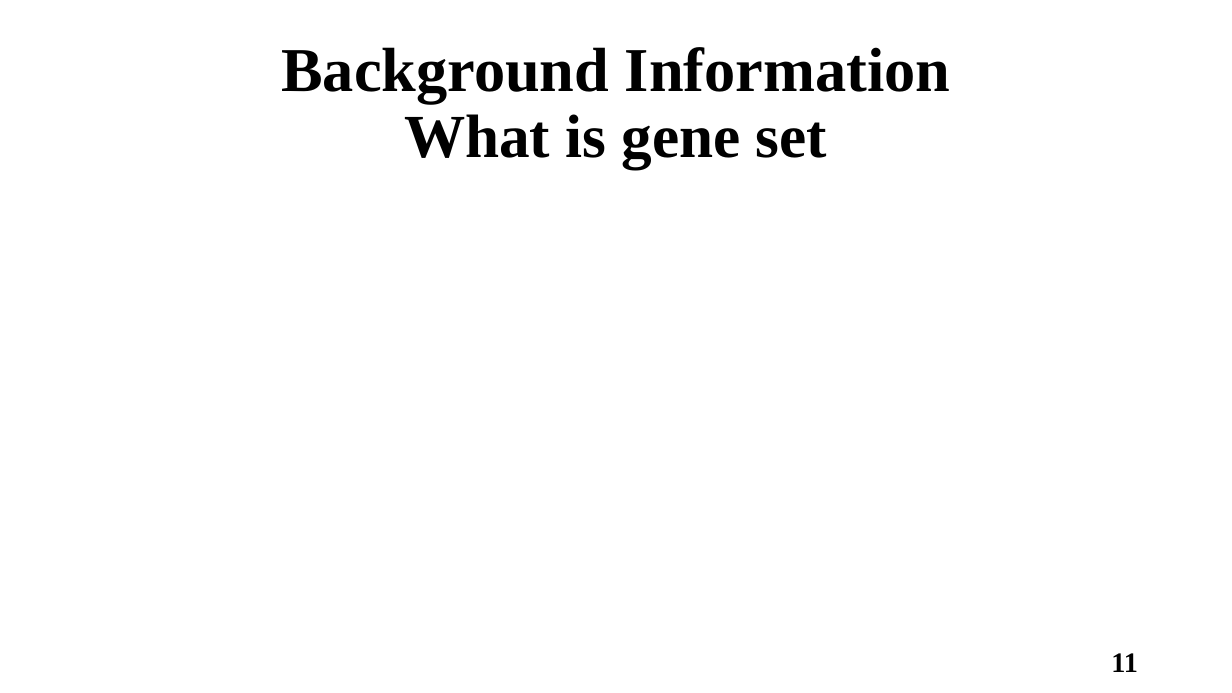
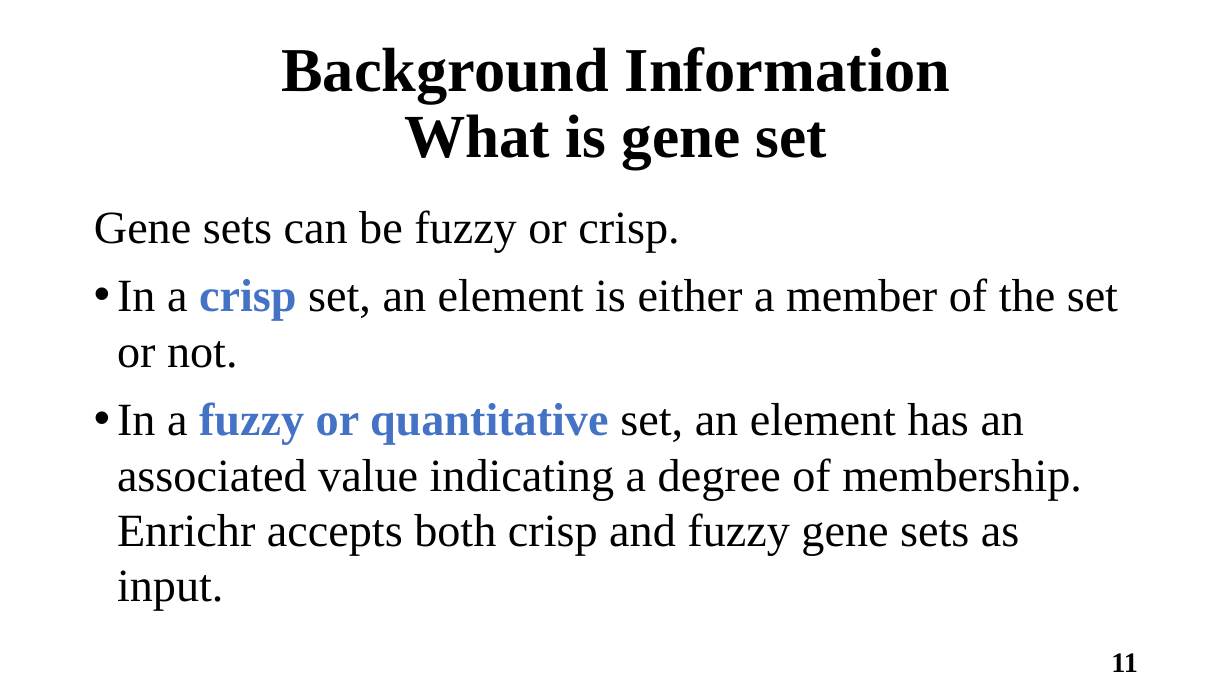
Before and after one commit to Joseph-Lang/Python-Machine-Learning, a slide deck: slide 11 of GeneSetEnrichAnalysis_1102/JournalClub_GSEA1101.pptx. Drawn at 1232x693 pixels with LibreOffice and Linux fonts; fonts in the diff are those of the drawing. Boxes give left, top, right and bottom in pixels: in the first picture for what was removed or moved away, otherwise in the second. Text is boxed around its words. In the diff, an @@ line names an element or a change of style, - is before the commit and + after.

```diff
--- a/GeneSetEnrichAnalysis_1102/JournalClub_GSEA1101.pptx
+++ b/GeneSetEnrichAnalysis_1102/JournalClub_GSEA1101.pptx
@@ text added at [94,210,1118,611], 36 pt, text #000000 @@
+Gene sets can be fuzzy or crisp.
+• In a crisp set, an element is either a member of the set or not.
+• In a fuzzy or quantitative set, an element has an associated value indicating a degree of membership. Enrichr accepts both crisp and fuzzy gene sets as input.
```
Also in this commit, not shown: 4 other slides changed, 1 slide added, 1 slide removed, 1 other file.
